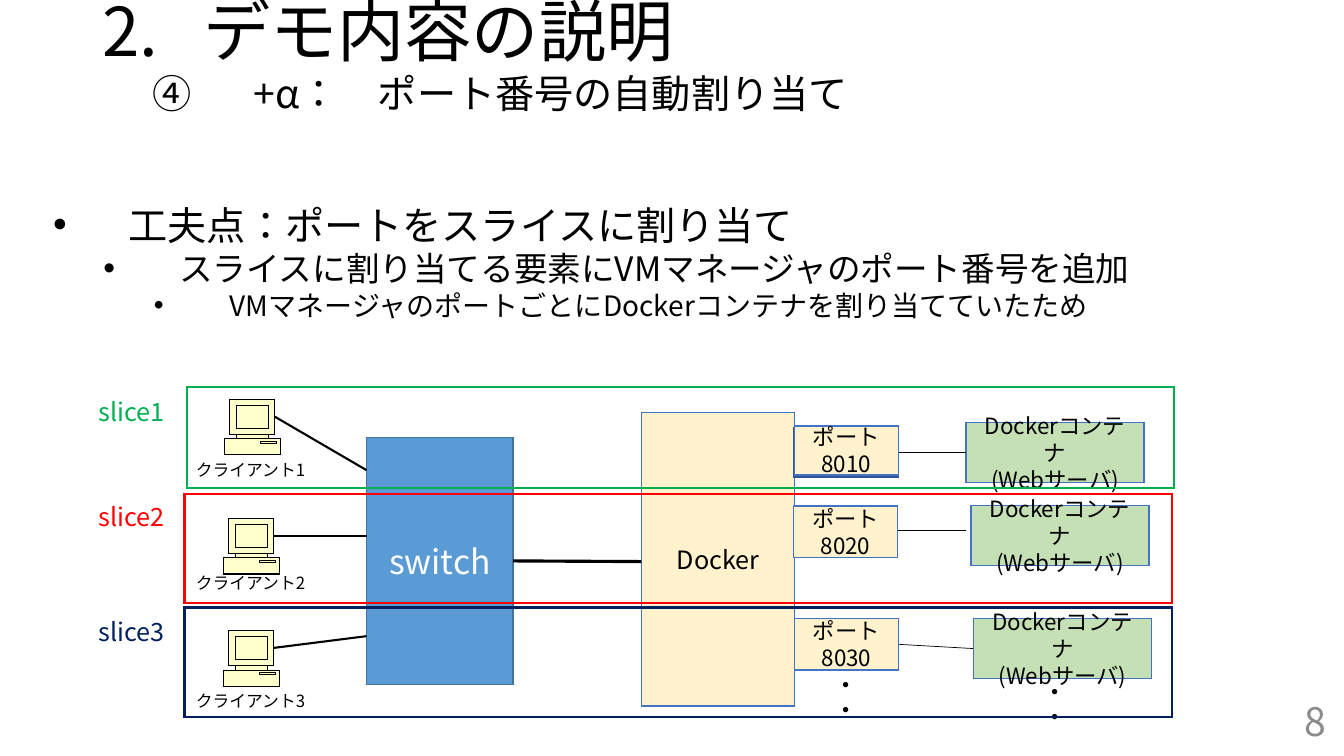
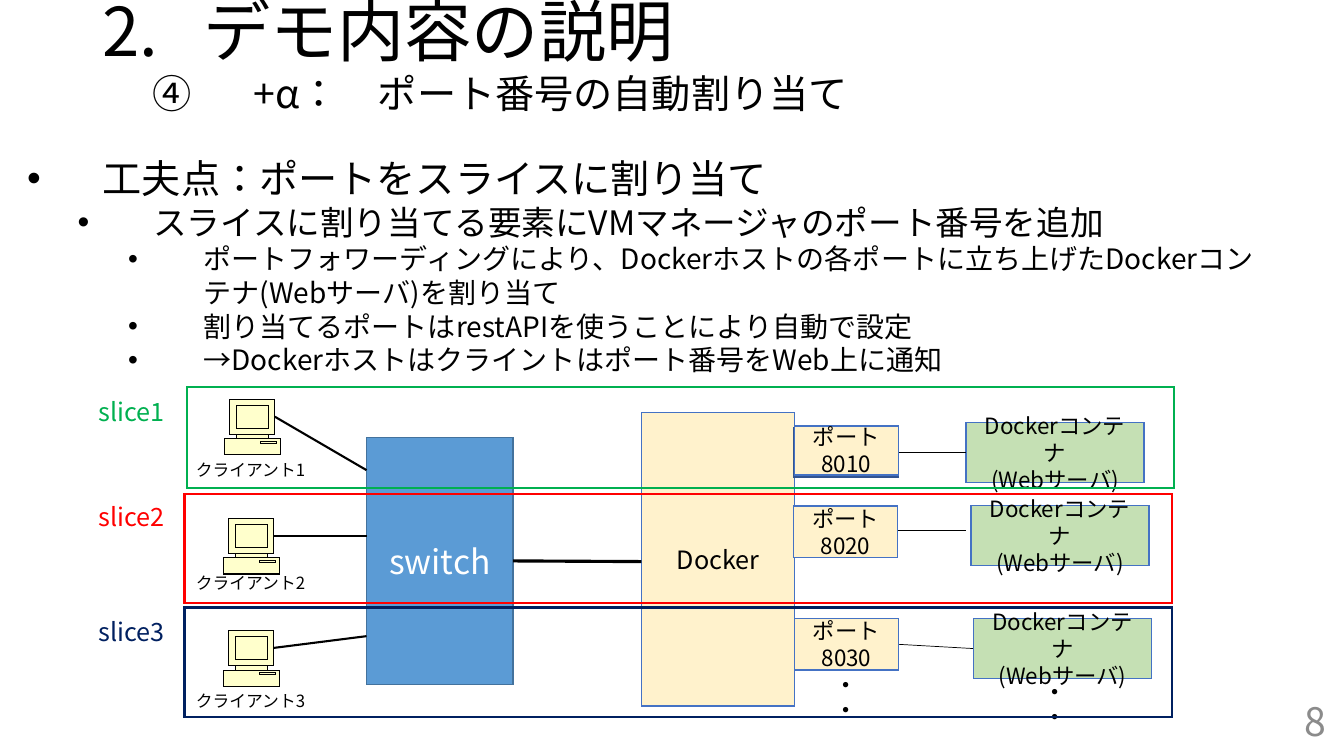
Before and after one commit to handai-trema/IaaS-team-1, a slide deck: slide 8 of FinalReport_team1.pptx. Drawn at 1344x756 pixels with LibreOffice and Linux fonts; fonts in the diff are those of the drawing. Boxes give left, top, right and bottom in pixels: in the first picture for what was removed or moved away, otherwise in the second. Text is boxed around its words. In the diff, an @@ line names an element or a change of style, - is before the commit and + after.

Commit message:
銀杏一輝レポート加筆

```diff
--- a/FinalReport_team1.pptx
+++ b/FinalReport_team1.pptx
@@ text "工夫点：ポートをスライスに割り当て": place and size @@
-text "工夫点：ポートをスライスに割り当て" at bbox=[129, 206, 1129, 319]
+text "工夫点：ポートをスライスに割り当て" at bbox=[103, 159, 1254, 373]
@@ text at bbox=[204, 245, 1254, 373]: text changed @@
-    • VMマネージャのポートごとにDockerコンテナを割り当てていたため
+    • ポートフォワーディングにより、Dockerホストの各ポートに立ち上げたDockerコンテナ(Webサーバ)を割り当て
+    • 割り当てるポートはrestAPIを使うことにより自動で設定
+    • →Dockerホストはクライントはポート番号をWeb上に通知
```
Also in this commit, not shown: 3 other slides changed, 3 slides added.
